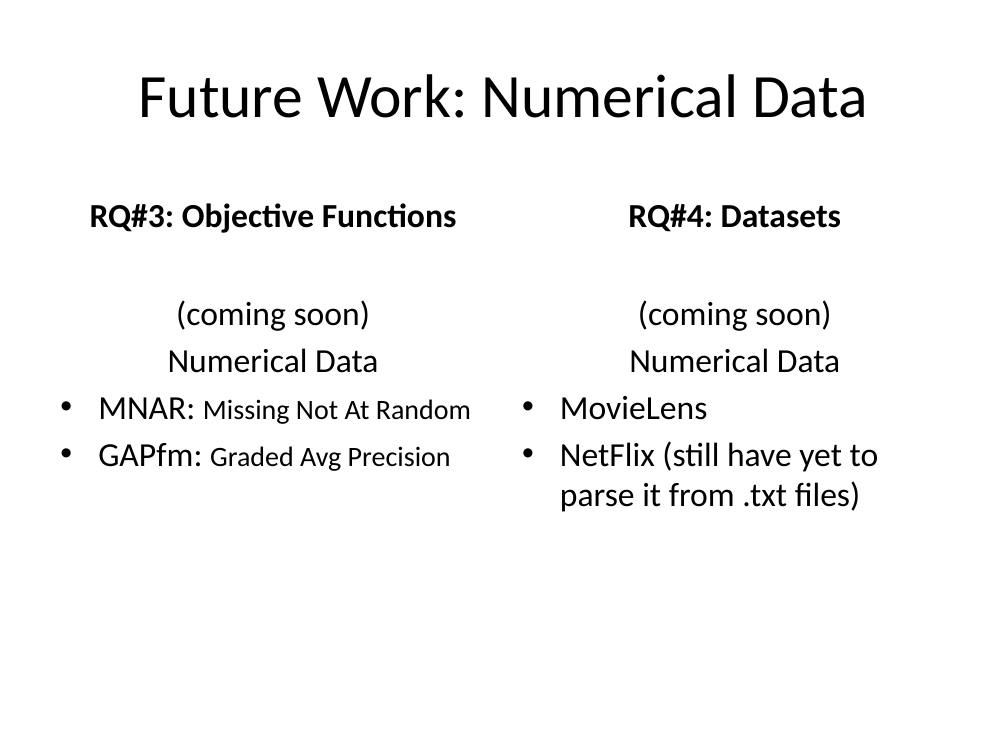
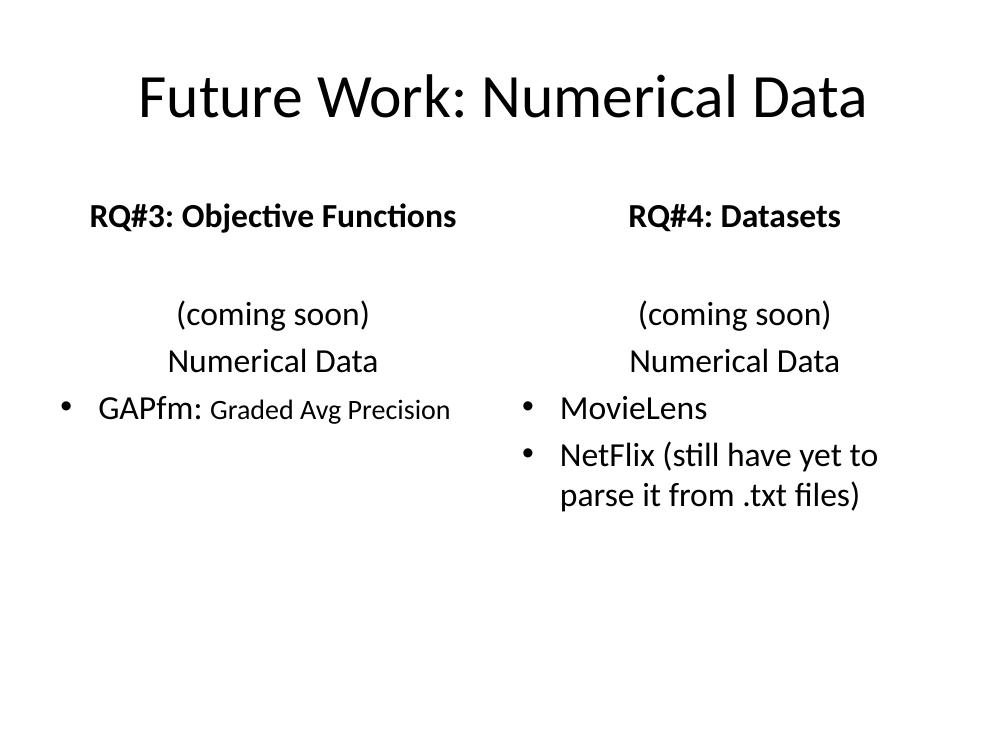
Before and after one commit to jamestklo/MatrixFactorizationMatlab, a slide deck: slide 25 of cs534L-SAGmf.pptx. Drawn at 1008x756 pixels with LibreOffice and Linux fonts; fonts in the diff are those of the drawing. Boxes give left, top, right and bottom in pixels: in the first picture for what was removed or moved away, otherwise in the second. Text is boxed around its words. In the diff, an @@ line names an element or a change of style, - is before the commit and + after.

```diff
--- a/cs534L-SAGmf.pptx
+++ b/cs534L-SAGmf.pptx
@@ text at (x1=98, y1=397, x2=471, y2=424): paragraph removed @@
-• MNAR: Missing Not At Random
```
Also in this commit, not shown: 1 other slide changed, 2 slides added, 1 slide removed, 16 other files.
